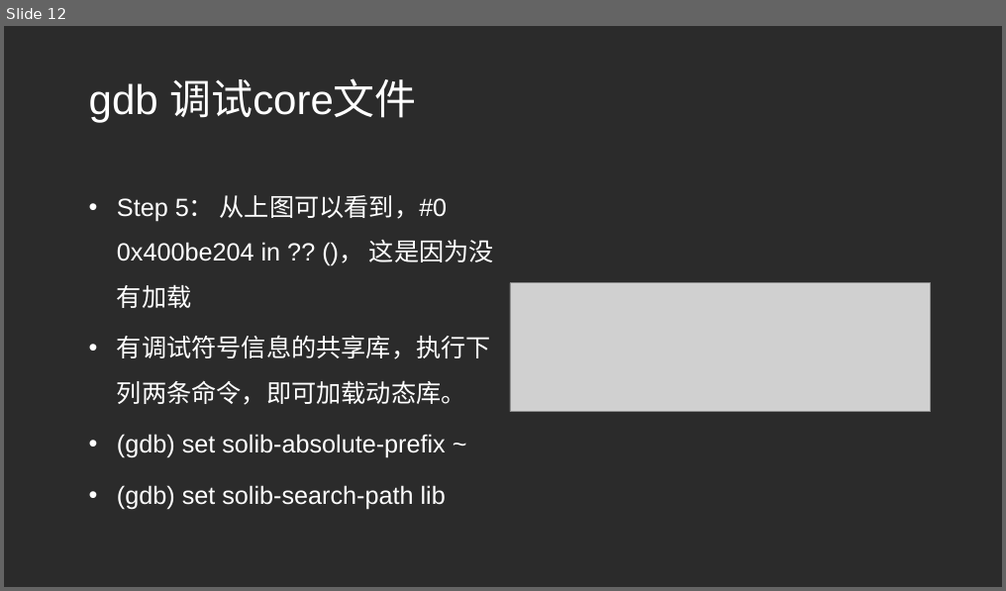
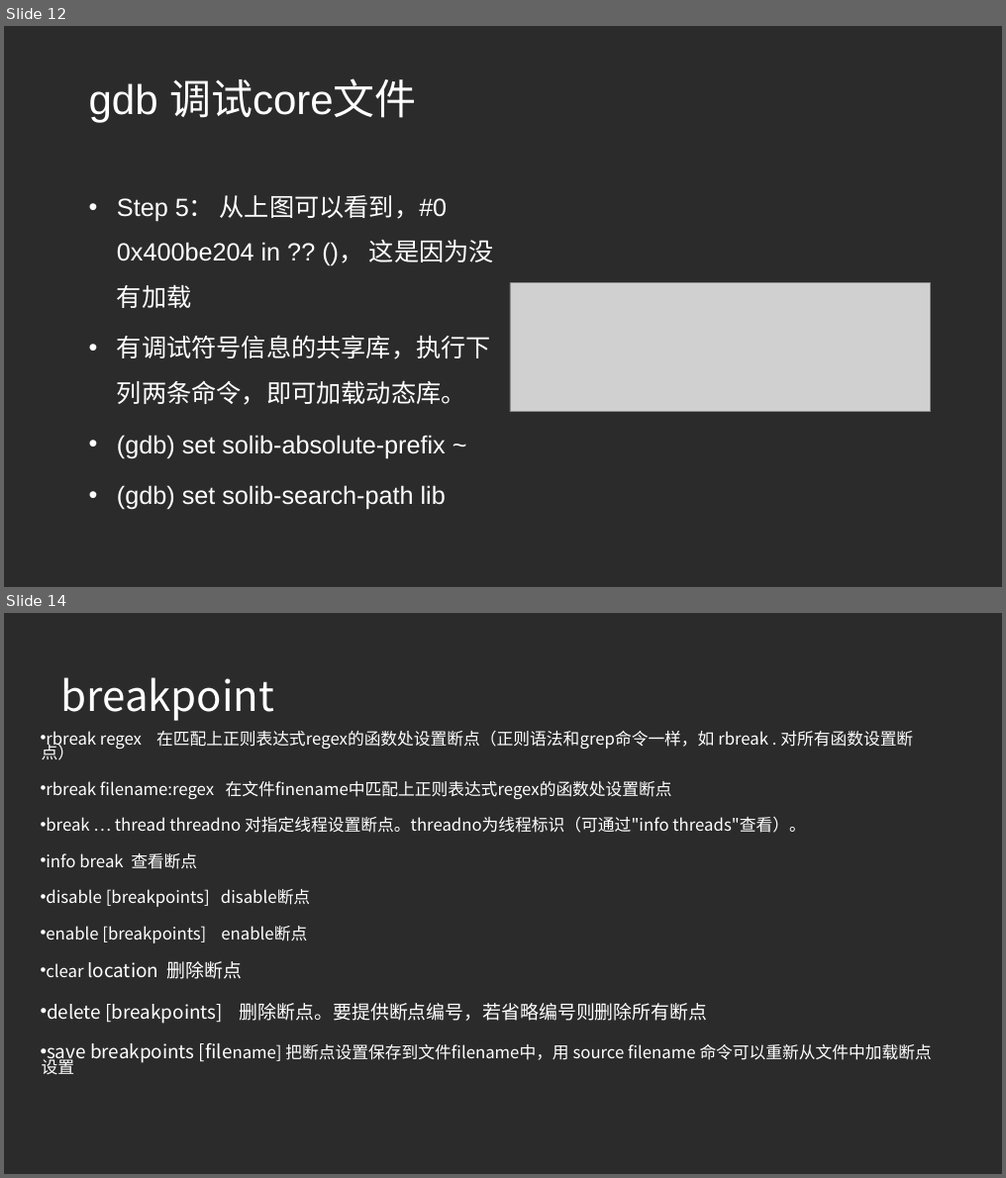
Before and after one commit to beyondforever1993/TestCode, a slide deck: linux调试工具.ppt. Shown one above the other, each under a label of ours: slide 12 before the commit, slides 12 and 14 after it; the slides between them are not shown. The pictures are 1006x591 and 1006x1178 pixels, drawn with LibreOffice and Linux fonts; fonts in the diff are those of the drawing; grey boxes stand for pictures; background and template pictures are left out; a plain dark background stands for a picture behind light text. Boxes give left, top, right and bottom in pixels: in the first picture for what was removed or moved away, otherwise in the second. Text is boxed around its words. In the diff, an @@ line names an element or a change of style, - is before the commit and + after.

```diff
--- a/linux调试工具.ppt
+++ b/linux调试工具.ppt
@@ slide 14 added at <box>4,613,1002,1174</box>, background picture (left out) @@
@@ title added at <box>61,677,274,721</box>, 40 pt, text #FFFFFF @@
+breakpoint
@@ text added at <box>42,731,932,1075</box>, 16 pt, text #FFFFFF @@
+• rbreak regex 在匹配上正则表达式regex的函数处设置断点（正则语法和grep命令一样，如 rbreak . 对所有函数设置断点）
+• rbreak filename:regex 在文件finename中匹配上正则表达式regex的函数处设置断点
+• break … thread threadno 对指定线程设置断点。threadno为线程标识（可通过"info threads"查看）。
+• info break 查看断点
+• disable [breakpoints] disable断点
+• enable [breakpoints] enable断点
+• clear location 删除断点
+• delete [breakpoints] 删除断点。要提供断点编号，若省略编号则删除所有断点
+• save breakpoints [filename] 把断点设置保存到文件filename中，用 source filename 命令可以重新从文件中加载断点设置
```
Also in this commit, not shown: 2 other slides added.
